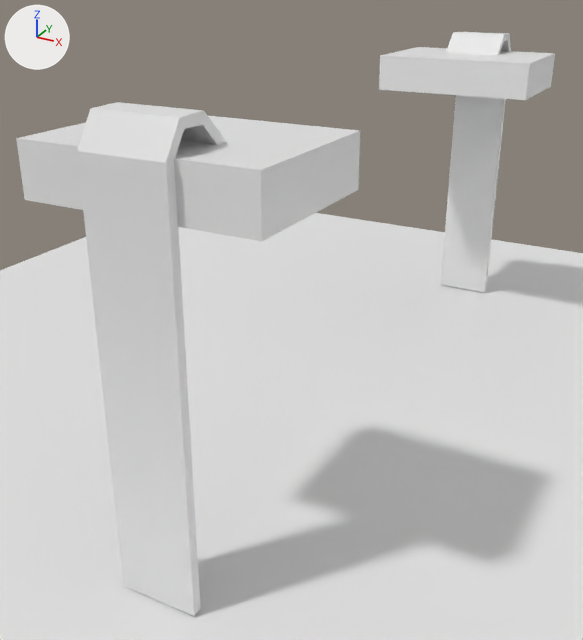
The Blender file blender_example/client_new.blend as it was, and as the next commit left it.
The view is the same before and after, from a 50 mm lens placed at (4.84, -10.73, 6.72), pointed at (-0.8, -0.48, 1.6). Lighting does not change. The marker at upper left points along +X, +Y and +Z.
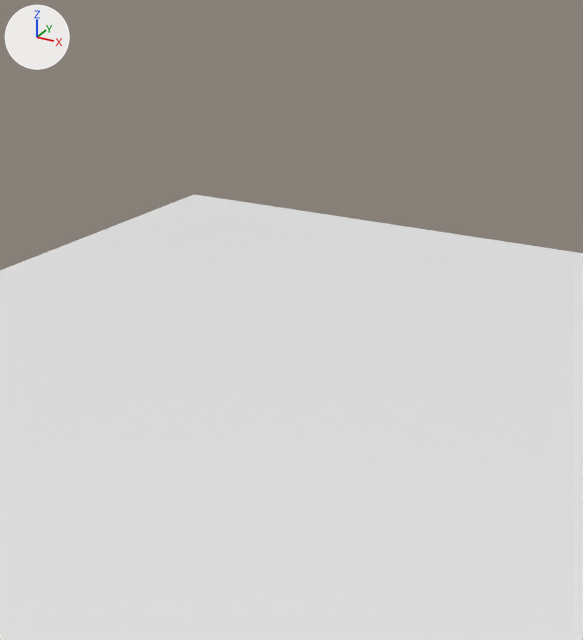
Location of each change, [x1, y1, x2, y2] in pixels of the pictures (583 x 640 px):
'Cube.002', hidden
    before: [16, 102, 360, 616]
'Cube', hidden
    before: [379, 32, 555, 293]

What the commit changed:
Object 'Cube.002' (ob_cube_002) is now hidden.
Object 'Cube' (ob_cube) is now hidden.
